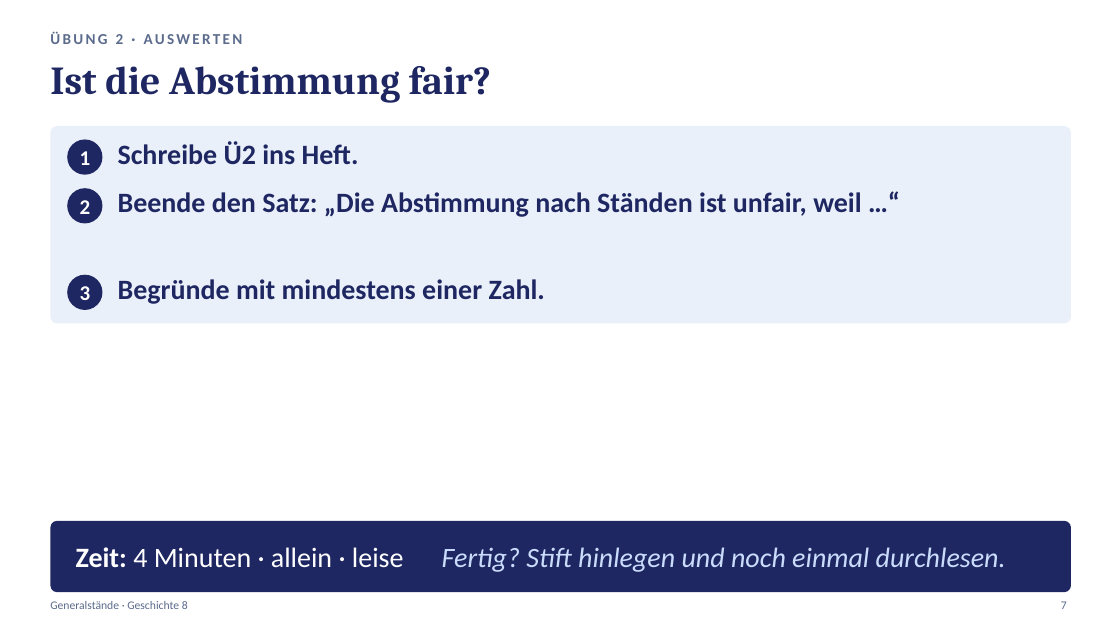
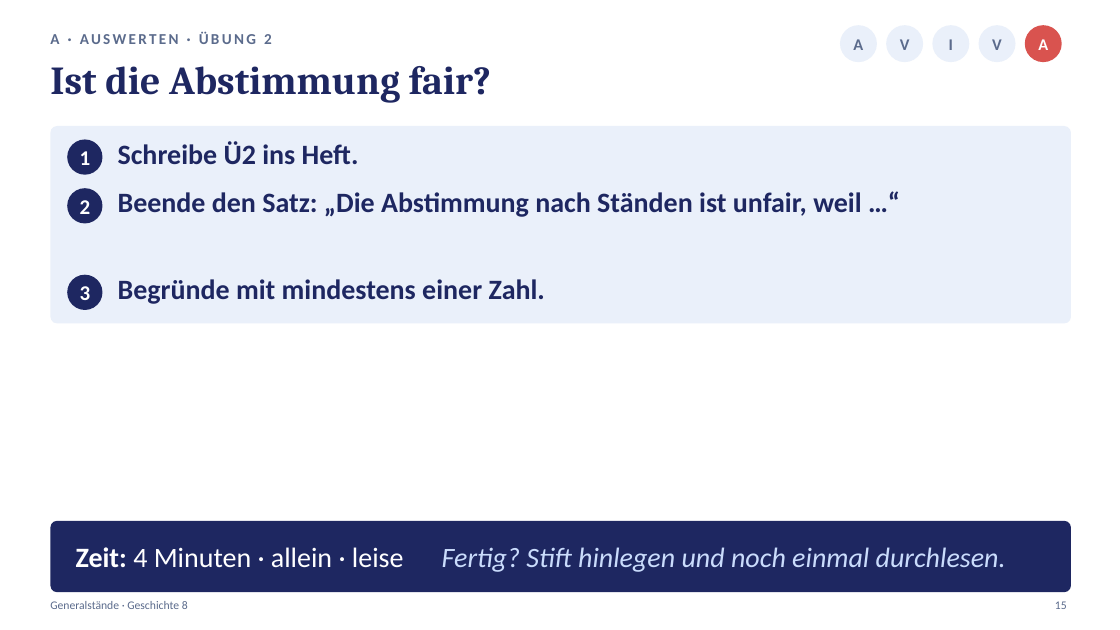
Before and after one commit to golzkonstantin-gif/Schule, a slide deck: slide 15 of Geschichte_8/Generalstaende_Stunde1/Praesentation_Generalstaende_Stunde1.pptx (slide 6 before the commit). Drawn at 1120x630 pixels with LibreOffice and Linux fonts; fonts in the diff are those of the drawing. Boxes give left, top, right and bottom in pixels: in the first picture for what was removed or moved away, otherwise in the second. Text is boxed around its words. In the diff, an @@ line names an element or a change of style, - is before the commit and + after.

```diff
--- a/Geschichte_8/Generalstaende_Stunde1/Praesentation_Generalstaende_Stunde1.pptx
+++ b/Geschichte_8/Generalstaende_Stunde1/Praesentation_Generalstaende_Stunde1.pptx
@@ ellipse added at <box>840,25,877,62</box>, fill #EAF0FA @@
@@ ellipse added at <box>886,25,923,62</box>, fill #EAF0FA @@
@@ ellipse added at <box>933,25,970,62</box>, fill #EAF0FA @@
@@ ellipse added at <box>979,25,1016,62</box>, fill #EAF0FA @@
@@ ellipse added at <box>1025,25,1062,62</box>, fill #D9534F @@
@@ text at <box>50,31,272,44</box>: text changed @@
-ÜBUNG 2 · AUSWERTEN
+A · AUSWERTEN · ÜBUNG 2
@@ text added at <box>853,39,863,50</box>, 14 pt, text #5B6B8C, bold @@
+A
@@ text added at <box>900,39,910,50</box>, 14 pt, text #5B6B8C, bold @@
+V
@@ text added at <box>949,39,953,50</box>, 14 pt, text #5B6B8C, bold @@
+I
@@ text added at <box>992,39,1002,50</box>, 14 pt, text #5B6B8C, bold @@
+V
@@ text added at <box>1038,39,1048,50</box>, 14 pt, text #FFFFFF, bold @@
+A
@@ text at <box>1055,601,1067,609</box>: text changed @@
-7
+15
```
Also in this commit, not shown: 4 other slides changed, 11 slides added, 1 slide removed, 7 other files.
